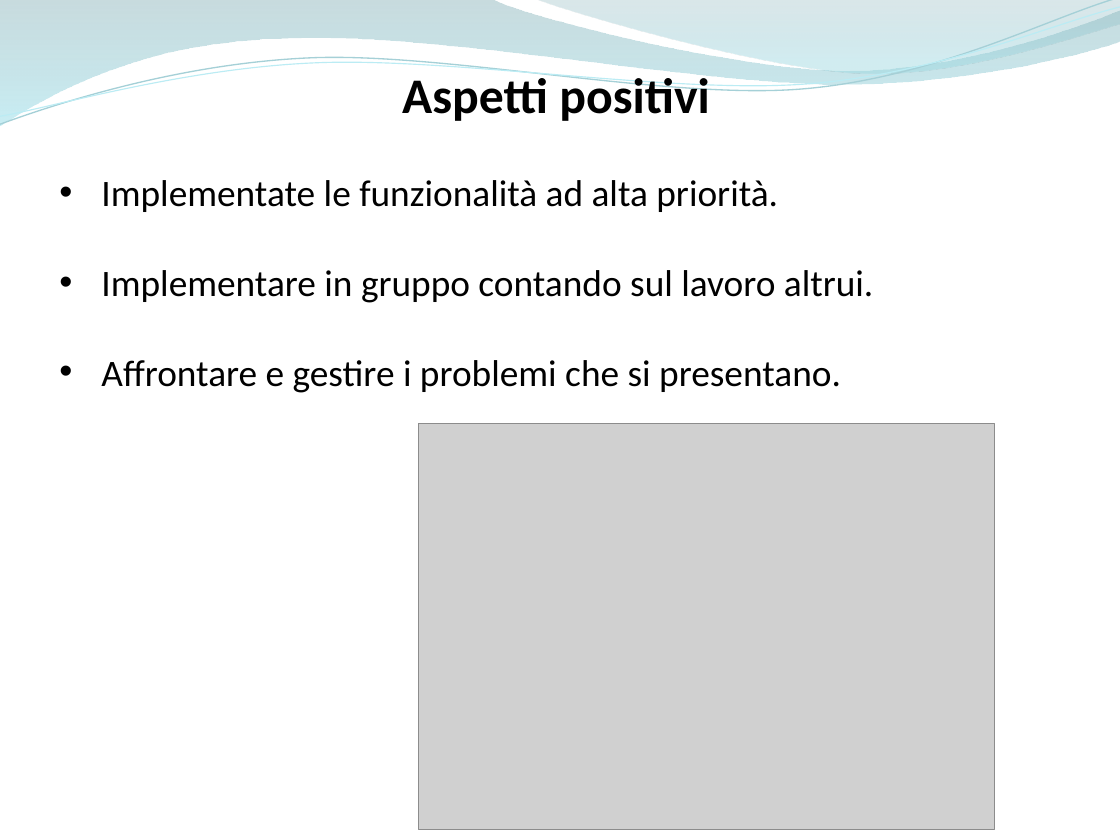
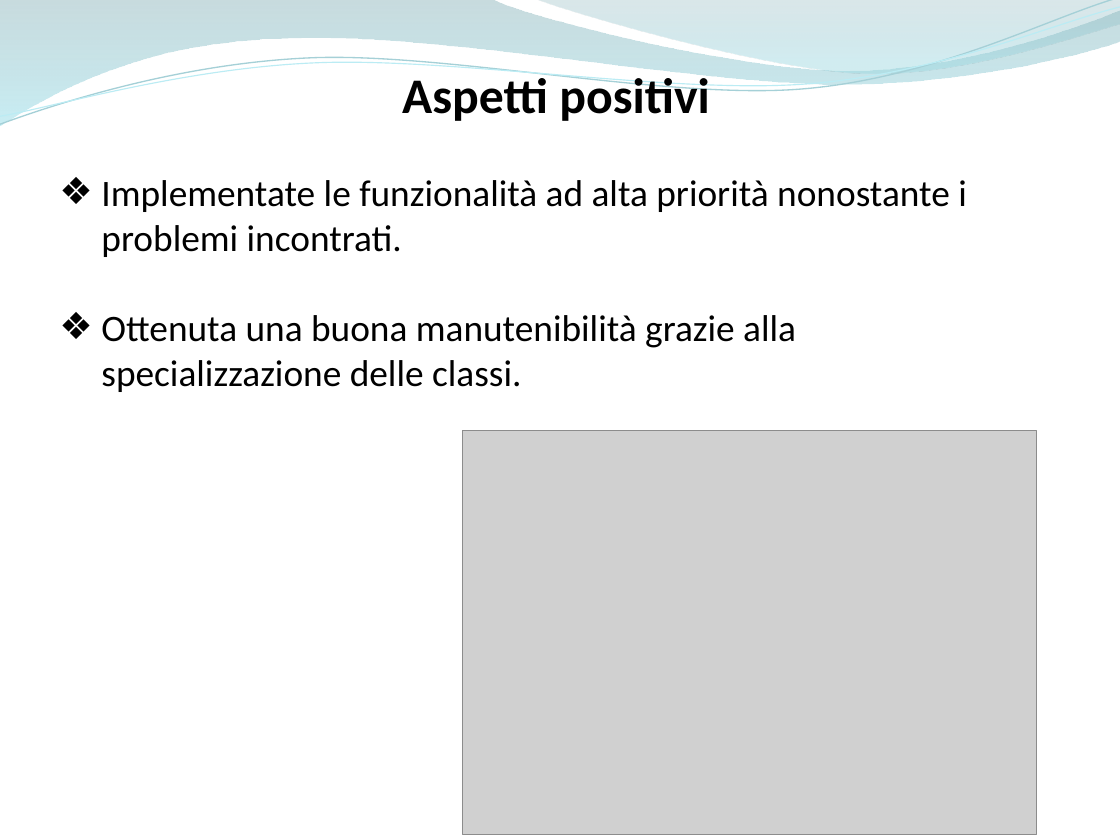
Before and after one commit to ammirate/at-silo, a slide deck: slide 10 of Presentazione/Atsilo2/Luigi/Luigi_PresentazioneFinale.pptx. Drawn at 1120x840 pixels with LibreOffice and Linux fonts; fonts in the diff are those of the drawing; grey boxes stand for pictures. Boxes give left, top, right and bottom in pixels: in the first picture for what was removed or moved away, otherwise in the second. Text is boxed around its words. In the diff, an @@ line names an element or a change of style, - is before the commit and + after.

```diff
--- a/Presentazione/Atsilo2/Luigi/Luigi_PresentazioneFinale.pptx
+++ b/Presentazione/Atsilo2/Luigi/Luigi_PresentazioneFinale.pptx
@@ text at (101, 180, 967, 392): text changed @@
-• Implementate le funzionalità ad alta priorità.
-• Implementare in gruppo contando sul lavoro altrui.
-• Affrontare e gestire i problemi che si presentano.
+❖ Implementate le funzionalità ad alta priorità nonostante i problemi incontrati.
+❖ Ottenuta una buona manutenibilità grazie alla specializzazione delle classi.
@@ picture: place and size @@
-picture at (419, 423, 995, 829)
+picture at (463, 430, 1036, 834)
```
Also in this commit, not shown: 8 other slides changed.
